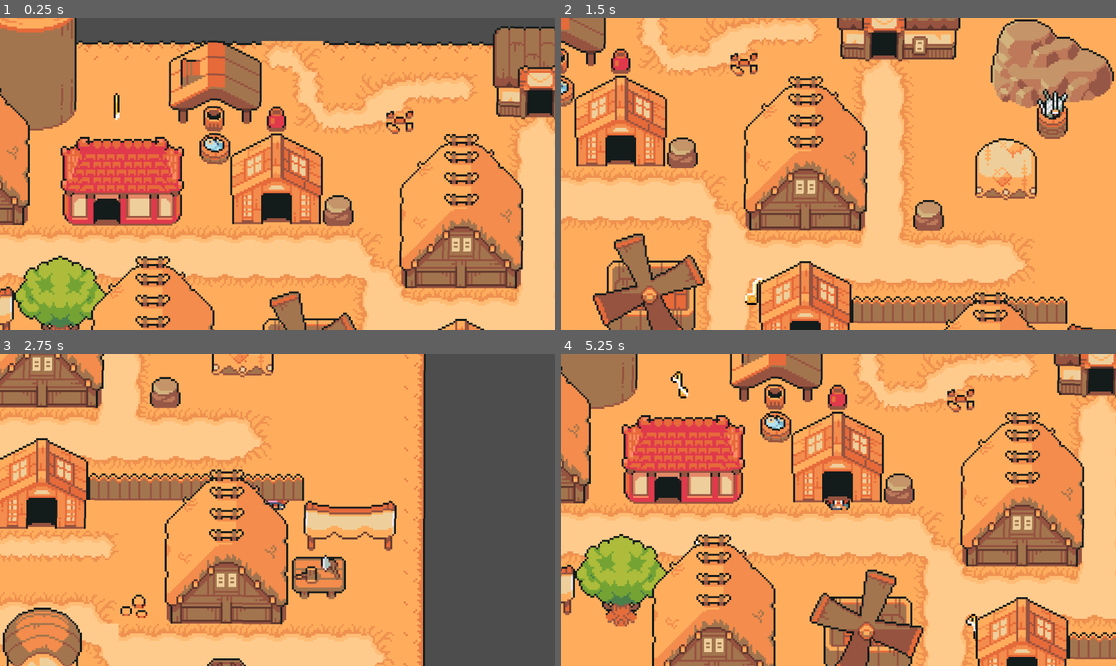
Above: before the commit, frames 1-4 (two rows, left to right).
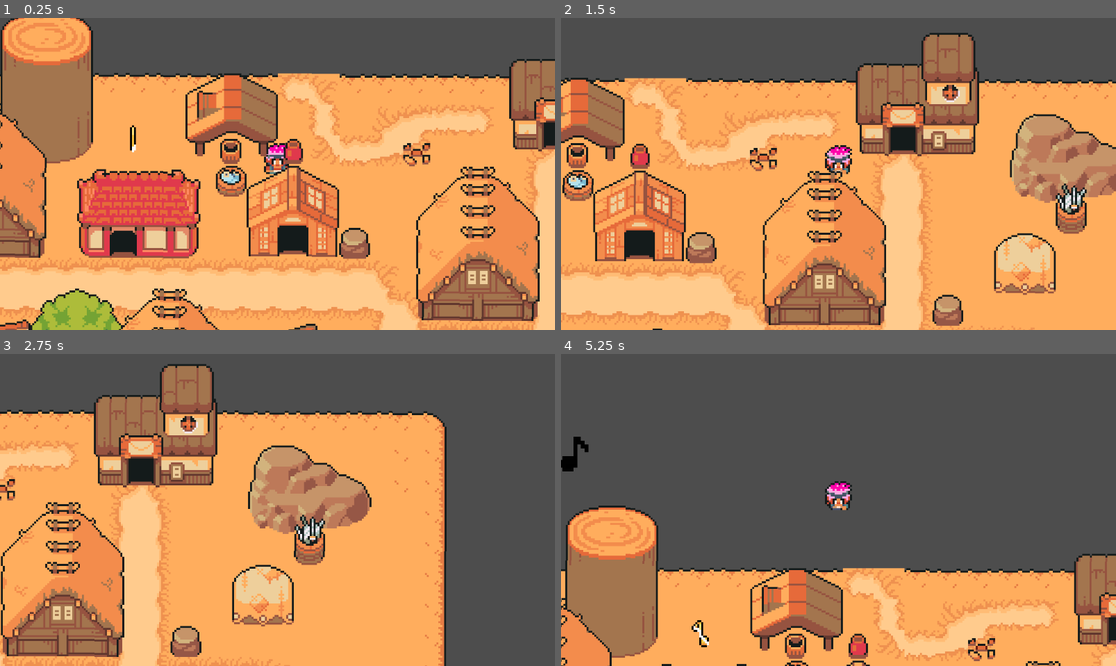
Above: after the commit, the same moments.

Repository: Vincent0103/cowboy-bebop
Game: Godot game, scene res://scenes/game.tscn
Two runs of this game, one before a commit and one after it. Both use one fixed random seed, a clock stepped at 60 frames per second and the inputs below.
Inputs (mouse positions are in pixels of both pictures, inside the frame that each line leads up to):
- Up to frame 1 (0.25 s): no input
- Up to frame 2 (1.5 s): tap Enter (ui_accept) at 0.5, 0.77 s; move the mouse to (960, 158) at 0.52 s; hold D (right) 0.53-1.28 s; click (960, 158) at 0.6 s; move the mouse to (727, 189) at 1.27 s; hold S (down) from 1.28 s (still down); click (727, 189) at 1.35 s
- Up to frame 3 (2.75 s): tap Enter (ui_accept) at 1.52 s; move the mouse to (333, 441) at 2.02 s; release S (down) at 2.03 s; hold D (right) from 2.03 s (still down); click (333, 441) at 2.1 s
- Up to frame 4 (5.25 s): move the mouse to (810, 572) at 2.77 s; release D (right) at 2.78 s; hold W (up) 2.78-3.53 s; click (810, 572) at 2.85 s; tap Enter (ui_accept) at 3.02, 3.77, 4.52 s; move the mouse to (1005, 556) at 3.52 s; hold A (left) 3.53-5.03 s; click (1005, 556) at 3.6 s; move the mouse to (672, 463) at 4.27 s; click (672, 463) at 4.35 s; move the mouse to (866, 510) at 5.02 s; hold S (down) from 5.03 s (still down); click (866, 510) at 5.1 s

The runs differ from the first frame. In frame 1, 64% of the frame differs, in the area x 0-100%, y 0-100%; in frame 2, 74%; in frame 3, 58%; in frame 4, 93%.

Commit message:
Add menu

Diff:
--- /dev/null
+++ b/cowboy-bebop/scenes/custom_buttons.tscn
@@ -0,0 +1,69 @@
+[gd_scene load_steps=8 format=3 uid="uid://bmov5t6osy4ua"]
+
+[ext_resource type="Texture2D" uid="uid://b3hb1evq5j26t" path="res://assets/Large Buttons/Large Buttons/QuitNormal.png" id="1_nfquc"]
+[ext_resource type="Script" path="res://scripts/custom_buttons.gd" id="1_nm6ol"]
+[ext_resource type="Texture2D" uid="uid://r3o7uehvhnsr" path="res://assets/Large Buttons/Large Buttons/QuitHover.png" id="2_1binh"]
+[ext_resource type="Texture2D" uid="uid://bgjn6xupsdwhj" path="res://assets/Large Buttons/Large Buttons/StartNormal.png" id="3_mmxc4"]
+[ext_resource type="Texture2D" uid="uid://b6f8pp8rg1q2d" path="res://assets/Large Buttons/Large Buttons/StartHiver.png" id="4_jqj6t"]
+[ext_resource type="Texture2D" uid="uid://bx5071mvt3115" path="res://assets/Large Buttons/Large Buttons/Untitled83_20250125074238.png" id="5_xg61d"]
+
+[sub_resource type="GDScript" id="GDScript_v0kbk"]
+script/source = "extends TextureButton
+"
+
+[node name="customButtons" type="Control"]
+z_index = 4
+layout_mode = 3
+anchors_preset = 15
+anchor_right = 1.0
+anchor_bottom = 1.0
+offset_left = -196.0
+offset_top = -42.0
+offset_right = 291.0
+offset_bottom = 89.0
+grow_horizontal = 2
+grow_vertical = 2
+script = ExtResource("1_nm6ol")
+
+[node name="QuitButton" type="TextureButton" parent="."]
+z_index = 1
+layout_mode = 1
+anchors_preset = -1
+anchor_left = 0.359
+anchor_top = 0.661
+anchor_right = 0.536
+anchor_bottom = 0.788
+offset_left = 0.598938
+offset_top = 0.0809937
+offset_right = 310.496
+offset_bottom = 101.148
+scale = Vector2(0.482303, 0.495437)
+texture_normal = ExtResource("1_nfquc")
+texture_pressed = ExtResource("1_nfquc")
+texture_hover = ExtResource("2_1binh")
+script = SubResource("GDScript_v0kbk")
+
+[node name="StartButton" type="TextureButton" parent="."]
+z_index = 1
+layout_mode = 1
+anchors_preset = -1
+anchor_left = 0.359
+anchor_top = 0.476
+anchor_right = 0.535
+anchor_bottom = 0.61
+offset_left = -0.40094
+offset_top = 0.195984
+offset_right = 311.135
+offset_bottom = 95.81
+scale = Vector2(0.482801, 0.522669)
+texture_normal = ExtResource("3_mmxc4")
+texture_pressed = ExtResource("3_mmxc4")
+texture_hover = ExtResource("4_jqj6t")
+
+[node name="MenuBackground" type="Sprite2D" parent="."]
+position = Vector2(773, 368)
+scale = Vector2(0.636719, 0.62793)
+texture = ExtResource("5_xg61d")
+
+[connection signal="pressed" from="QuitButton" to="." method="_on_quit_button_pressed"]
+[connection signal="pressed" from="StartButton" to="." method="_on_start_button_pressed"]
--- a/cowboy-bebop/scenes/unfinished (for nina).tscn
+++ b/cowboy-bebop/scenes/unfinished (for nina).tscn
@@ -1830,19 +1830,33 @@
 6:4/0 = 0
 7:4/0 = 0
 8:4/0 = 0
+8:4/0/physics_layer_0/polygon_0/points = PackedVector2Array(-1.55907, -5.9022, 8, -6.12493, 8, 8, 8, 8, -2.67269, 8)
 9:4/0 = 0
+9:4/0/physics_layer_0/polygon_0/points = PackedVector2Array(-8, -5.45675, 1.55907, -5.67948, 1.7818, 8, 8, 8, -8, 8)
 10:4/0 = 0
+10:4/0/physics_layer_0/polygon_0/points = PackedVector2Array(-8, -5.45675, 8, -6.12493, 8, 8, -8, 8)
 11:4/0 = 0
+11:4/0/physics_layer_0/polygon_0/points = PackedVector2Array(-1.78179, -8, 1.7818, -8, 1.7818, 8, 8, 8, -2.44997, 8)
 12:4/0 = 0
+12:4/0/physics_layer_0/polygon_0/points = PackedVector2Array(8, 8, 8, -4.56585, 2.00452, -4.56585, 1.55907, -8, -1.33634, -8, -2.22724, 8)
 13:4/0 = 0
+13:4/0/physics_layer_0/polygon_0/points = PackedVector2Array(8, 8, 8, -4.56585, -8, -4.34313, -8, 8)
 14:4/0 = 0
+14:4/0/physics_layer_0/polygon_0/points = PackedVector2Array(2.89542, 8, 2.00452, -5.23403, -2.22724, -4.34313, -2.89542, 8)
 8:5/0 = 0
+8:5/0/physics_layer_0/polygon_0/points = PackedVector2Array(-1.11362, -10.5794, 2.6727, -4.56585, 8, -6.12493, 8, 8, 8, 8, -2.67269, 8)
 9:5/0 = 0
+9:5/0/physics_layer_0/polygon_0/points = PackedVector2Array(1.33635, -9.91125, -2.44997, -3.89768, -8, -4.12041, -8, 8, 0.668175, 8)
 10:5/0 = 0
+10:5/0/physics_layer_0/polygon_0/points = PackedVector2Array(8, -5.0113, -8, -4.12041, -8, 8, 8, 8)
 11:5/0 = 0
+11:5/0/physics_layer_0/polygon_0/points = PackedVector2Array(8, -5.0113, -8, -4.12041, -8, 8, 8, 8)
 12:5/0 = 0
+12:5/0/physics_layer_0/polygon_0/points = PackedVector2Array(8, -5.0113, 2.6727, -5.23403, 1.55907, -8, -2.22724, -8, -2.22724, -4.34313, -8, -4.12041, -8, 8, 8, 8)
 13:5/0 = 0
+13:5/0/physics_layer_0/polygon_0/points = PackedVector2Array(2.44997, 8, 1.55907, -8, -2.22724, -8, -2.22724, -4.34313, -8, -4.12041, -8, 8)
 14:5/0 = 0
+14:5/0/physics_layer_0/polygon_0/points = PackedVector2Array(8, -3.67496, 2.22725, -3.67496, 1.55907, -8, -2.22724, -8, -2.22724, -4.34313, -8, -4.12041, -8, 8, 8, 8)
 8:6/0 = 0
 9:6/0 = 0
 10:6/0 = 0
@@ -2086,42 +2100,60 @@
 8:22/0 = 0
 0:0/size_in_atlas = Vector2i(4, 3)
 0:0/0 = 0
+0:0/0/physics_layer_0/polygon_0/points = PackedVector2Array(-31.625, -12.6875, -22.75, -22.8125, -17.375, -21.3125, 17.125, -20.9375, 21.75, -23.6875, 31.25, -12.3125, 30.5, 18.8125, 27.25, 23.0625, -31.375, 23.3125)
 4:0/size_in_atlas = Vector2i(4, 3)
 4:0/0 = 0
+4:0/0/physics_layer_0/polygon_0/points = PackedVector2Array(-31.625, -12.6875, -22.75, -22.8125, -17.375, -21.3125, 17.125, -20.9375, 21.75, -23.6875, 31.25, -12.3125, 30.5, 18.8125, 27.25, 23.0625, -31.375, 23.3125)
 8:0/size_in_atlas = Vector2i(4, 3)
 8:0/0 = 0
+8:0/0/physics_layer_0/polygon_0/points = PackedVector2Array(-31.625, -12.6875, -27.875, -19.3125, -17.375, -21.3125, 17.125, -20.9375, 23.625, -20.8125, 29.375, -14.4375, 30.5, 18.8125, 27.25, 23.0625, -31.375, 23.3125)
 12:0/size_in_atlas = Vector2i(4, 3)
 12:0/0 = 0
+12:0/0/physics_layer_0/polygon_0/points = PackedVector2Array(-31.625, -12.6875, -22.5, -23.3125, -17.375, -21.3125, 16.625, -21.5625, 22.125, -23.1875, 31.25, -13.8125, 30.5, 18.8125, 27.25, 23.0625, -26.625, 23.5625, -30.625, 19.8125)
 16:0/size_in_atlas = Vector2i(3, 3)
 16:0/0 = 0
+16:0/0/physics_layer_0/polygon_0/points = PackedVector2Array(-31.625, -12.6875, -22.5, -23.3125, -17.375, -21.3125, 16.625, -21.5625, 22.125, -23.1875, 31.25, -13.8125, 30.5, 18.8125, 27.25, 23.0625, -26.625, 23.5625, -30.625, 19.8125)
 19:0/size_in_atlas = Vector2i(4, 3)
 19:0/0 = 0
+19:0/0/physics_layer_0/polygon_0/points = PackedVector2Array(31.8496, 23.7202, 31.6269, -23.052, -32.7405, -23.9429, -32.2951, 24.1656)
 23:0/size_in_atlas = Vector2i(3, 3)
 23:0/0 = 0
+23:0/0/physics_layer_0/polygon_0/points = PackedVector2Array(22.7179, 22.3838, -22.7179, 21.4929, -22.7179, -5.0113, -19.8225, -14.3657, -17.1498, -22.8293, 18.7089, -23.4974, 19.5998, -8.79762, 23.3861, -3.22951, 23.625, 10.1875)
 26:0/size_in_atlas = Vector2i(3, 3)
 26:0/0 = 0
+26:0/0/physics_layer_0/polygon_0/points = PackedVector2Array(22.7179, 22.3838, -22.7179, 21.4929, -22.7179, -12.5839, -3.11814, -22.6066, 3.11815, -23.9429, 23.125, -13.6875, 23.625, 10.1875)
 29:0/size_in_atlas = Vector2i(4, 4)
 29:0/0 = 0
+29:0/0/physics_layer_0/polygon_0/points = PackedVector2Array(29.6224, 30.6246, -30.0678, 29.9565, -31.8496, 14.5885, -32.5178, -15.4794, 0.44545, -16.3703, 2.89542, -31.961, 30.2906, -29.7337, 31.1814, -11.693, 31.8496, 15.4794)
 29:4/size_in_atlas = Vector2i(3, 4)
 29:4/0 = 0
+29:4/0/physics_layer_0/polygon_0/points = PackedVector2Array(-6.90446, 31.5155, -21.1588, 19.2657, -20.0452, -20.8248, -6.90446, -31.7383, 6.90446, -31.961, 19.5998, -24.3883, 22.0497, 18.1521, 7.79536, 32.1837)
 25:3/size_in_atlas = Vector2i(3, 3)
 25:3/0 = 0
+25:3/0/physics_layer_0/polygon_0/points = PackedVector2Array(-24.4997, 18.5975, -23.6088, 10.8021, -23.3861, -23.4974, -2.44997, -26.8383, 24.0543, -23.9429, 24.0543, -13.9203, 24.277, 23.4974, -24.0543, 24.3883)
 28:3/size_in_atlas = Vector2i(1, 4)
 28:3/0 = 0
+28:3/0/physics_layer_0/polygon_0/points = PackedVector2Array(-6.90446, 31.5155, -6.90446, -31.7383, 6.90446, -31.961, 7.79536, 32.1837)
 22:3/size_in_atlas = Vector2i(3, 3)
 22:3/0 = 0
+22:3/0/physics_layer_0/polygon_0/points = PackedVector2Array(-24.4997, 18.5975, -23.6088, 10.8021, -24.4997, -18.3748, -2.22724, -19.043, 23.8315, -18.3748, 24.0543, -13.9203, 24.277, 23.4974, -24.0543, 24.3883)
 22:6/size_in_atlas = Vector2i(3, 3)
 22:6/0 = 0
 19:3/size_in_atlas = Vector2i(3, 5)
 19:3/0 = 0
+19:3/0/physics_layer_0/polygon_0/points = PackedVector2Array(-24.277, 30.4019, -23.8315, -29.7337, -17.5952, -37.9746, -1.55907, -40.4245, 22.7179, -35.7473, 23.3861, -27.5065, 23.125, -13.6875, 23.625, 10.1875, 24.0543, 30.6246, 8.24081, 40.2018, -14.0316, 38.1973)
 16:3/size_in_atlas = Vector2i(3, 3)
 16:3/0 = 0
+16:3/0/physics_layer_0/polygon_0/points = PackedVector2Array(-19.377, 18.8202, -23.6088, 10.8021, -23.6088, -14.5885, -3.56359, -22.3838, 3.78632, -23.7202, 24.0543, -13.9203, 23.3861, 10.3567, 17.818, 19.043)
 25:7/size_in_atlas = Vector2i(4, 5)
 25:7/0 = 0
+25:7/0/physics_layer_0/polygon_0/points = PackedVector2Array(30.5133, 40.2018, 31.6269, -12.8067, 7.34991, -39.5336, -7.79536, -39.5336, -31.6269, -12.5839, -31.8496, 38.42)
 25:12/size_in_atlas = Vector2i(4, 2)
 25:12/0 = 0
+25:12/0/physics_layer_0/polygon_0/points = PackedVector2Array(31.8496, 16.1475, 31.1814, -16.593, -32.2951, -14.8112, -31.8496, 16.1475)
 25:14/size_in_atlas = Vector2i(4, 5)
 25:14/0 = 0
+25:14/0/physics_layer_0/polygon_0/points = PackedVector2Array(-29.8451, -16.3703, -6.23629, -37.5291, 7.57264, -36.1928, 29.1769, -16.1475, 30.2906, 40.87, -29.3997, 40.2018)
 22:9/size_in_atlas = Vector2i(3, 3)
 22:9/0 = 0
 22:12/size_in_atlas = Vector2i(3, 2)
@@ -2130,8 +2162,10 @@
 22:14/0 = 0
 19:19/size_in_atlas = Vector2i(3, 3)
 19:19/0 = 0
+19:19/0/physics_layer_0/polygon_0/points = PackedVector2Array(-24.7224, -17.0384, 23.1634, -24.6111, 23.6088, 23.052, -23.6088, 23.2747)
 29:20/size_in_atlas = Vector2i(3, 3)
 29:20/0 = 0
+29:20/0/physics_layer_0/polygon_0/points = PackedVector2Array(-22.7179, -9.4658, -7.57263, -21.7157, 4.23177, -23.2747, 21.827, -12.5839, 22.9406, 15.9248, 20.7134, 20.3793, 7.12719, 18.8202, 8.01809, 10.8021, 10.9135, 1.89316, 5.56812, -8, -1.55907, -8, -10.6908, 0.111362, -8.01808, 18.8202, -21.827, 20.3793)
 31:19/0 = 0
 32:19/0 = 0
 30:19/0 = 0
@@ -2162,6 +2196,7 @@
 18:19/0 = 0
 16:6/size_in_atlas = Vector2i(3, 5)
 16:6/0 = 0
+16:6/0/physics_layer_0/polygon_0/points = PackedVector2Array(-11.359, 38.8655, -23.3861, 35.0791, -21.3816, -0.334087, -22.4952, -39.0882, 21.1588, -39.9791, 23.1634, -4.56585, 22.9406, 35.3019, 6.68174, 38.42)
 
 [sub_resource type="TileSetAtlasSource" id="TileSetAtlasSource_lpke2"]
 texture = ExtResource("7_61jf8")
@@ -2232,6 +2267,7 @@
 2:14/0 = 0
 
 [sub_resource type="TileSet" id="TileSet_6t40j"]
+physics_layer_0/collision_layer = 1
 sources/1 = SubResource("TileSetAtlasSource_b0edh")
 sources/2 = SubResource("TileSetAtlasSource_v7gyt")
 sources/3 = SubResource("TileSetAtlasSource_da1yr")
--- /dev/null
+++ b/cowboy-bebop/scripts/custom_buttons.gd
@@ -0,0 +1,8 @@
+extends Control
+
+func _on_quit_button_pressed() -> void:
+	get_tree().quit_button()
+
+
+func _on_start_button_pressed() -> void:
+	get_tree().change_scene_to_file("res://unfinished (for nina).tscn")
Binary file added: cowboy-bebop/assets/Large Buttons/Large Buttons/Colored Large Buttons/Back col_Button.png
Not shown, added: cowboy-bebop/assets/Large Buttons/Large Buttons/Colored Large Buttons/Back col_Button.png.import
Binary file added: cowboy-bebop/assets/Large Buttons/Large Buttons/Colored Large Buttons/Continue col_Button.png
Not shown, added: cowboy-bebop/assets/Large Buttons/Large Buttons/Colored Large Buttons/Continue col_Button.png.import
Binary file added: cowboy-bebop/assets/Large Buttons/Large Buttons/Colored Large Buttons/Controls col_Button.png
Not shown, added: cowboy-bebop/assets/Large Buttons/Large Buttons/Colored Large Buttons/Controls col_Button.png.import
Binary file added: cowboy-bebop/assets/Large Buttons/Large Buttons/Colored Large Buttons/Exit col_Button.png
Not shown, added: cowboy-bebop/assets/Large Buttons/Large Buttons/Colored Large Buttons/Exit col_Button.png.import
Binary file added: cowboy-bebop/assets/Large Buttons/Large Buttons/Colored Large Buttons/Load col_Button.png
Not shown, added: cowboy-bebop/assets/Large Buttons/Large Buttons/Colored Large Buttons/Load col_Button.png.import
Binary file added: cowboy-bebop/assets/Large Buttons/Large Buttons/Colored Large Buttons/Menu col_Button.png
Not shown, added: cowboy-bebop/assets/Large Buttons/Large Buttons/Colored Large Buttons/Menu col_Button.png.import
(and 52 more such lines)
